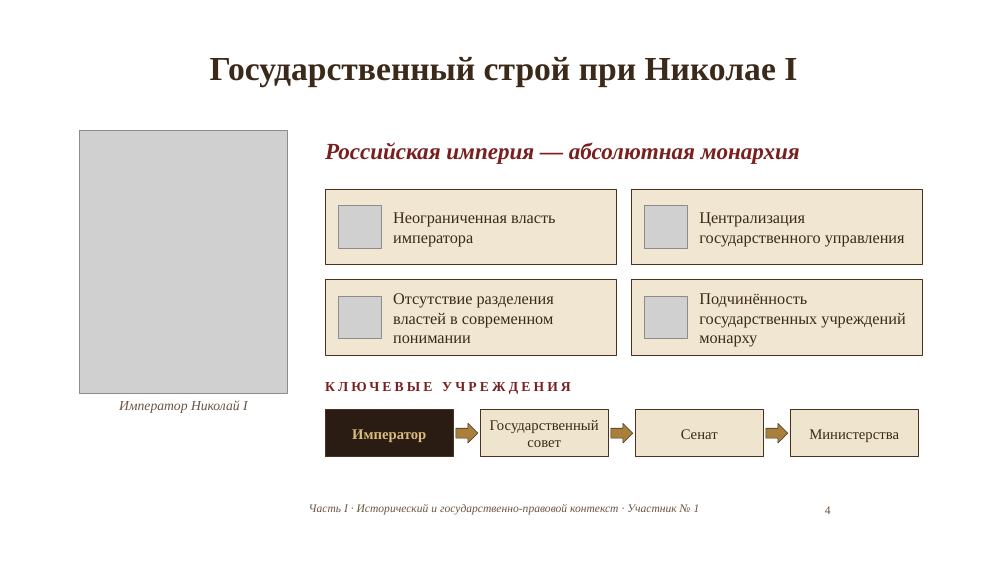
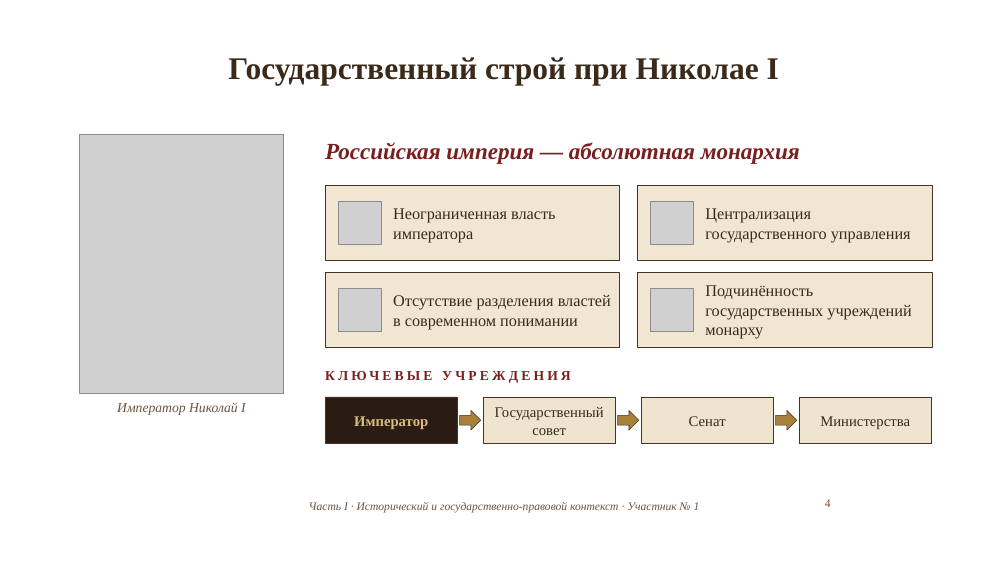
Before and after one commit to matvejkozubenko24-jpg/Project, a slide deck: slide 4 of 6_Презентация_XVIII_век.pptx. Drawn at 1008x567 pixels with LibreOffice and Linux fonts; fonts in the diff are those of the drawing; grey boxes stand for pictures; background and template pictures are left out. Boxes give left, top, right and bottom in pixels: in the first picture for what was removed or moved away, otherwise in the second. Text is boxed around its words. In the diff, an @@ line names an element or a change of style, - is before the commit and + after.

```diff
--- a/6_Презентация_XVIII_век.pptx
+++ b/6_Презентация_XVIII_век.pptx
@@ title "Государственный строй при Николае I" at [228,57,779,85]: size 32 to 30 pt @@
@@ picture: place and size @@
-picture at [79,130,287,393]
+picture at [79,135,284,393]
@@ rectangle: place and size @@
-rectangle at [325,189,616,265]
+rectangle at [325,185,620,261]
@@ picture: place and size @@
-picture at [339,206,381,248]
+picture at [339,202,381,244]
@@ text "Неограниченная власть императора": place and size @@
-text "Неограниченная власть императора" at [393,212,555,247]
+text "Неограниченная власть императора" at [393,208,555,243]
@@ 2 pictures, 1 text, 1 rectangle: place and size @@
-2 pictures, 1 text, 1 rectangle at [631,189,923,339]
+2 pictures, 1 text, 1 rectangle at [637,185,932,331]
@@ rectangle: place and size @@
-rectangle at [325,280,616,355]
+rectangle at [325,272,620,348]
@@ picture: place and size @@
-picture at [339,296,381,339]
+picture at [339,289,381,331]
@@ text "Отсутствие разделения властей в современном ..." rewrapped from [393,293,554,343] to [393,295,611,330] @@
@@ text "КЛЮЧЕВЫЕ УЧРЕЖДЕНИЯ": place and size @@
-text "КЛЮЧЕВЫЕ УЧРЕЖДЕНИЯ" at [325,382,571,394]
+text "КЛЮЧЕВЫЕ УЧРЕЖДЕНИЯ" at [325,371,571,383]
@@ rectangle: place and size @@
-rectangle at [325,410,454,457]
+rectangle at [325,397,457,444]
@@ text "Император": place and size @@
-text "Император" at [352,429,426,442]
+text "Император" at [354,416,428,429]
@@ rectangle: place and size @@
-rectangle at [480,410,609,457]
+rectangle at [483,397,616,444]
@@ text "Государственный совет": place and size @@
-text "Государственный совет" at [490,420,599,447]
+text "Государственный совет" at [495,407,604,435]
@@ 2 right arrows, 1 text, 1 rectangle: place and size @@
-2 right arrows, 1 text, 1 rectangle at [456,280,923,443]
+2 right arrows, 1 text, 1 rectangle at [460,272,932,430]
@@ rectangle: place and size @@
-rectangle at [635,410,764,457]
+rectangle at [641,397,774,444]
@@ text "Сенат": place and size @@
-text "Сенат" at [681,429,718,439]
+text "Сенат" at [689,416,726,426]
@@ right arrow: place and size @@
-right arrow at [766,423,788,443]
+right arrow at [776,411,797,430]
@@ rectangle: place and size @@
-rectangle at [790,410,919,457]
+rectangle at [799,397,932,444]
@@ text "Министерства": place and size @@
-text "Министерства" at [809,429,899,442]
+text "Министерства" at [820,416,910,429]
@@ page number: place and size @@
-page number at [825,506,831,514]
+page number at [825,499,831,507]
```
Also in this commit, not shown: 26 other slides changed.
